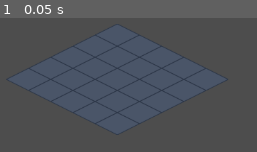
Above: before the commit, frame 1.
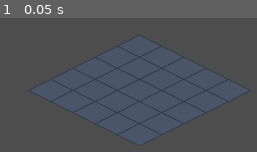
Above: after the commit, the same moment.

Repository: miles5g/milky-world
Game: Godot game, scene res://scenes/world.tscn
The game is run twice, just before and just after one commit, with the same random seed, the same clock (stepped at 60 frames per second) and the same inputs.
Inputs:
- Up to frame 1 (0.05 s): no input

The runs differ from the first frame. In frame 1, 12% of the frame differs, in the area x 2-98%, y 5-96%.

Commit message:
Adjust floor tileset configuration
Made-with: Cursor

Diff:
--- a/assets/tiles/floor_tileset.tres
+++ b/assets/tiles/floor_tileset.tres
@@ -7,7 +7,7 @@
 texture_region_size = Vector2i(64, 32)
 use_texture_padding = false
 0:0/0 = 0
-0:0/0/texture_origin = Vector2i(32, 16)
+0:0/0/texture_origin = Vector2i(0, 0)
 
 [resource]
 tile_shape = 1
